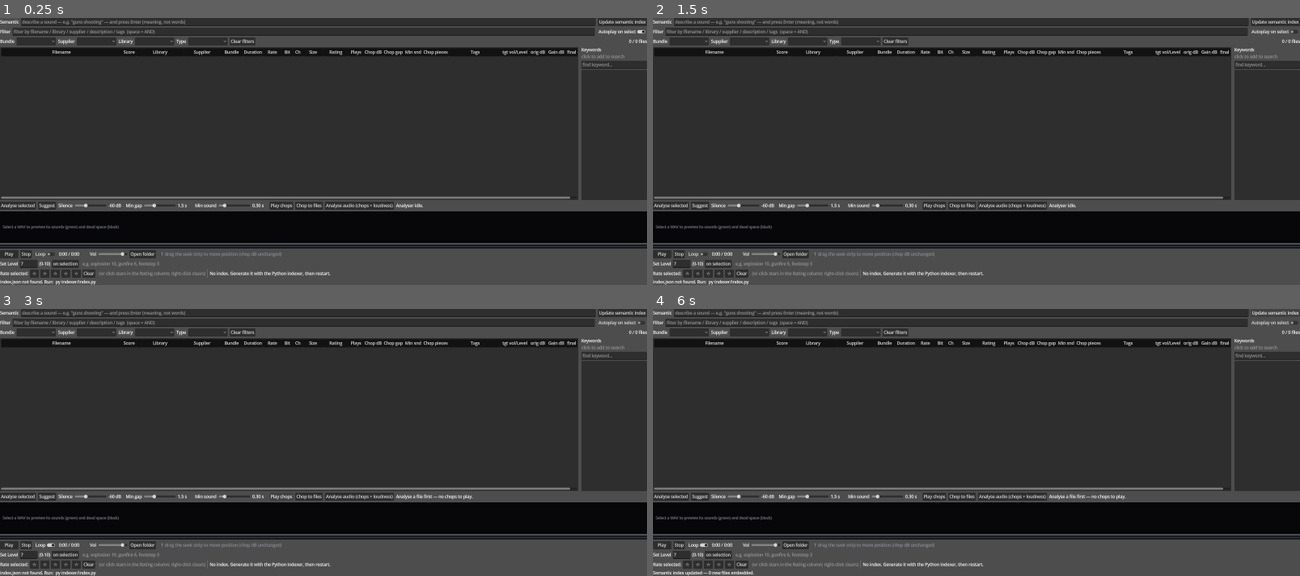
Above: before the commit, frames 1-4 (two rows, left to right).
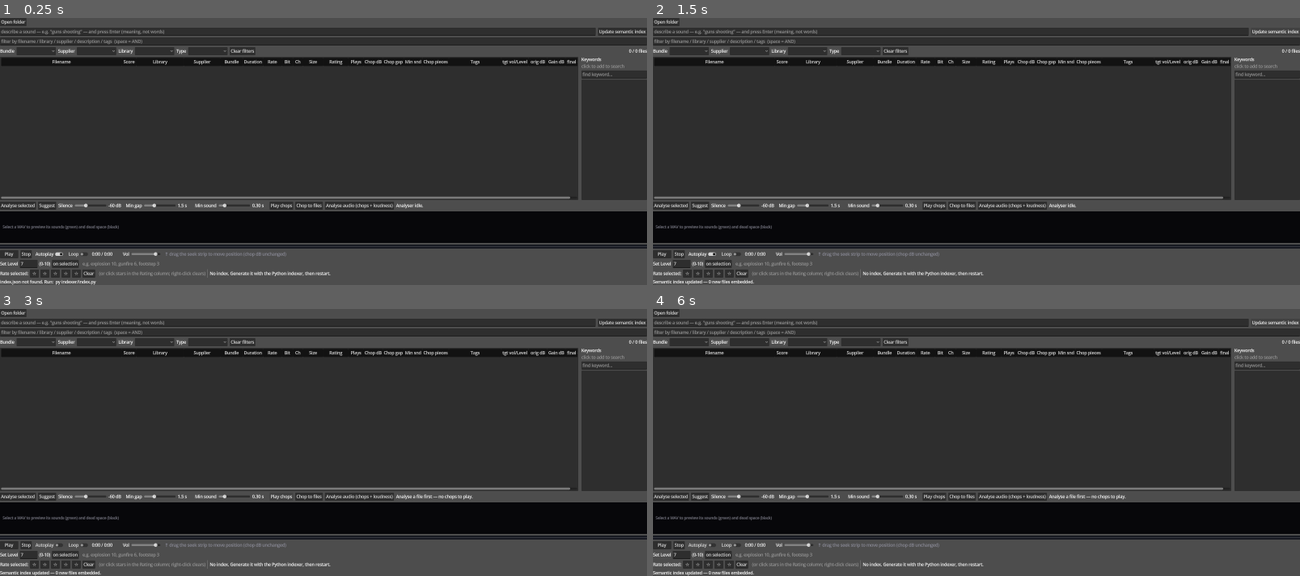
Above: after the commit, the same moments.

Repository: benedictcarter/sound_lib
Game: Godot game, scene res://main.tscn
Same seed, same stepped clock (60 frames per second), same inputs: the game is played once before the commit and once after it.
Inputs (mouse positions are in pixels of both pictures, inside the frame that each line leads up to):
- Up to frame 1 (0.25 s): no input
- Up to frame 2 (1.5 s): click "Open folder" at 0.5 s; click (1274, 31) at 1.25 s, where only the run before the commit has a clickable "Autoplay on select"
- Up to frame 3 (3 s): click (51, 543) at 2 s, where only the run after the commit has a clickable "Autoplay"; click "Play chops" at 2.75 s
- Up to frame 4 (6 s): click "Play chops" at 3.5 s; click "Play" at 4.25 s; click "Play" at 5 s; click "Update semantic index" at 5.75 s

The runs differ from the first frame. In frame 1, 11% of the frame differs, in the area x 0-100%, y 0-90%; in frame 2, 11%; in frame 3, 12%, in the area x 0-100%, y 0-100%; in frame 4, 11%.

Commit message:
GUI reorg (first pass): top-left library folder, top-right update, autoplay in player bar
- 'Open folder' + library-root path moved to a top-left row (opens the selected
  file's folder, or the library root if nothing selected).
- Dropped the 'Semantic'/'Filter' labels: the placeholder describes each box, and
  the semantic box + Filter box now share the same left edge (aligned). Semantic
  box left, 'Update semantic index' top-right.
- Moved 'Autoplay' out of the search row into the player bar next to Play/Stop/
  Loop (and removed the duplicate 'Open folder' there).

Deferred (need the mockup): filters as checkboxes aligned above their columns;
keyword panel reposition.

Co-Authored-By: Claude Opus 4.8 <noreply@anthropic.com>

Diff:
--- a/app/main.gd
+++ b/app/main.gd
@@ -294,6 +294,7 @@
 
 # ----- nodes ---------------------------------------------------------------
 var _search: LineEdit
+var _lib_label: Label                 # library-root path shown top-left
 var _vol_slider: HSlider
 var _bundle_opt: OptionButton
 var _supplier_opt: OptionButton
@@ -497,14 +498,28 @@
 	root.add_theme_constant_override("separation", 6)
 	add_child(root)
 
-	# --- toolbar row 0: SEMANTIC search (meaning-based; ranks the base set) ---
+	# --- toolbar row: library folder (top-left) + path ------------------
+	var barlib := HBoxContainer.new()
+	barlib.add_theme_constant_override("separation", 8)
+	root.add_child(barlib)
+
+	var openbtn := Button.new()
+	openbtn.text = "Open folder"
+	openbtn.tooltip_text = "Open the selected file's folder (or the library root) in your file browser."
+	openbtn.pressed.connect(_on_reveal)
+	barlib.add_child(openbtn)
+
+	_lib_label = Label.new()
+	_lib_label.clip_text = true
+	_lib_label.size_flags_horizontal = Control.SIZE_EXPAND_FILL
+	_lib_label.add_theme_color_override("font_color", Color(0.6, 0.6, 0.66))
+	barlib.add_child(_lib_label)
+
+	# --- toolbar row: SEMANTIC search box (left) + Update index (right) ---
+	# No label — the placeholder describes it; left edge aligns with the Filter box.
 	var bar0 := HBoxContainer.new()
 	bar0.add_theme_constant_override("separation", 8)
 	root.add_child(bar0)
-
-	var seml := Label.new()
-	seml.text = "Semantic"
-	bar0.add_child(seml)
 
 	_sem_edit = LineEdit.new()
 	_sem_edit.placeholder_text = "describe a sound — e.g. \"guns shooting\" — and press Enter (meaning, not words)"
@@ -520,14 +535,10 @@
 	_emb_btn.pressed.connect(_update_embeddings)
 	bar0.add_child(_emb_btn)
 
-	# --- toolbar row 1: text filter + autoplay --------------------------
+	# --- toolbar row: text Filter box (left-aligned with the semantic box) --
 	var bar1 := HBoxContainer.new()
 	bar1.add_theme_constant_override("separation", 8)
 	root.add_child(bar1)
-
-	var sl := Label.new()
-	sl.text = "Filter"
-	bar1.add_child(sl)
 
 	_search = LineEdit.new()
 	_search.placeholder_text = "filter by filename / library / supplier / description / tags  (space = AND)"
@@ -536,10 +547,9 @@
 	_search.text_changed.connect(_on_search_changed)
 	bar1.add_child(_search)
 
-	_autoplay = CheckButton.new()
-	_autoplay.text = "Autoplay on select"
+	_autoplay = CheckButton.new()                # added to the player bar below
+	_autoplay.text = "Autoplay"
 	_autoplay.button_pressed = true
-	bar1.add_child(_autoplay)
 
 	# --- toolbar row 2: filters -----------------------------------------
 	var bar2 := HBoxContainer.new()
@@ -624,6 +634,9 @@
 	stop.pressed.connect(_on_stop_pressed)
 	pbar.add_child(stop)
 
+	_autoplay.focus_mode = Control.FOCUS_NONE      # don't eat the Space shortcut
+	pbar.add_child(_autoplay)                      # next to Play / Stop / Loop
+
 	_loop_chk = CheckButton.new()
 	_loop_chk.text = "Loop"
 	_loop_chk.tooltip_text = "Replay this track: loop the current track seamlessly."
@@ -649,11 +662,6 @@
 	_vol_slider.value_changed.connect(_on_volume_changed)
 	pbar.add_child(_vol_slider)
 	_on_volume_changed(0.9)
-
-	var reveal := Button.new()
-	reveal.text = "Open folder"
-	reveal.pressed.connect(_on_reveal)
-	pbar.add_child(reveal)
 
 	# Seeking now lives in the visualiser directly above (left-click/drag to
 	# scrub); its play dot and white cursor line up exactly. The hint fills the
@@ -909,6 +917,8 @@
 	for rec in _all:
 		_by_path[String(rec.get("path", ""))] = rec
 	_library_root = String(data.get("library_root", "")).replace("\\", "/")
+	if _lib_label:
+		_lib_label.text = _library_root
 	_status_label.text = "Library root: %s   |   indexed %s" % [
 		_library_root, str(data.get("generated", "?"))
 	]
@@ -1781,10 +1791,11 @@
 
 
 func _on_reveal() -> void:
+	# the selected file's folder, or the library root if nothing is selected
 	var rec: Variant = _selected_rec()
-	if rec == null:
-		return
-	var folder := _library_root.path_join(String(rec.get("path", "")).get_base_dir())
+	var folder := _library_root
+	if typeof(rec) == TYPE_DICTIONARY:
+		folder = _library_root.path_join(String(rec.get("path", "")).get_base_dir())
 	OS.shell_open(folder)
 
 
